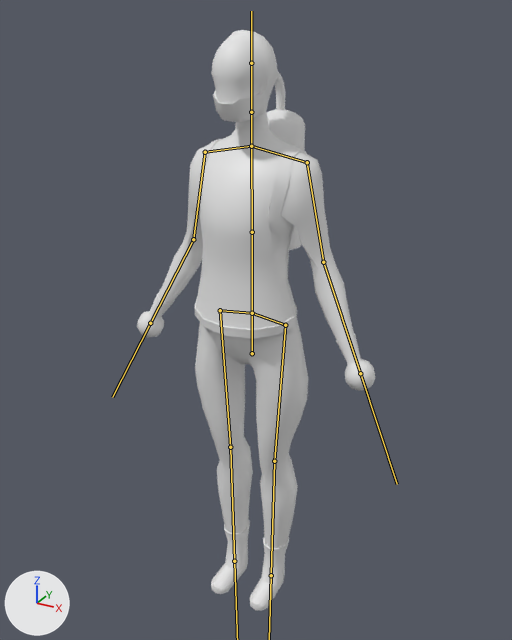
The FBX model Assets/Art/Meshes/Player.fbx: old version first, new version second.
The view is the same before and after, from a 50 mm camera at (0.756, -1.355, 1.478) aimed at (-0.006, 0.03, 0.785). Lighting does not change. The marker at lower left points along +X, +Y and +Z. Both versions are drawn at the pose saved in each file; the numbers are the values there. The bones that bend it are drawn over the model as lines.
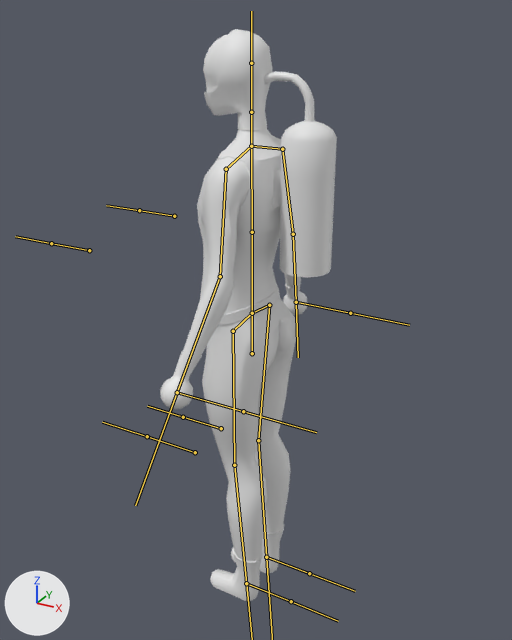
Where the change shows, as pixel boxes (x1, y1, x2, y2) in the pictures (512 x 640 px):
'Cylinder', posed (26% narrower)
    before: (137, 30, 375, 611)
    after: (160, 29, 337, 601)
bone 'leg_Upper.r', root to tip
    before: (220, 310) to (230, 447)
    after: (269, 305) to (258, 440)
bone 'leg_Upper.l', root to tip
    before: (285, 325) to (274, 461)
    after: (233, 331) to (234, 465)

The edits, one by one:
Object 'Armature' (bone_rig_object) turns from (0, 0, 0) to (0, 0, -90) degrees about its own x, y and z.
Bone 'leg_Upper.r' (bone_leg_upper_r) turns from (0, 0, 0) to (0, -3, 0) degrees about its own x, y and z.
Bone 'leg_Upper.l' (bone_leg_upper_l) turns from (0, 0, 0) to (0, 3, 0) degrees about its own x, y and z.
